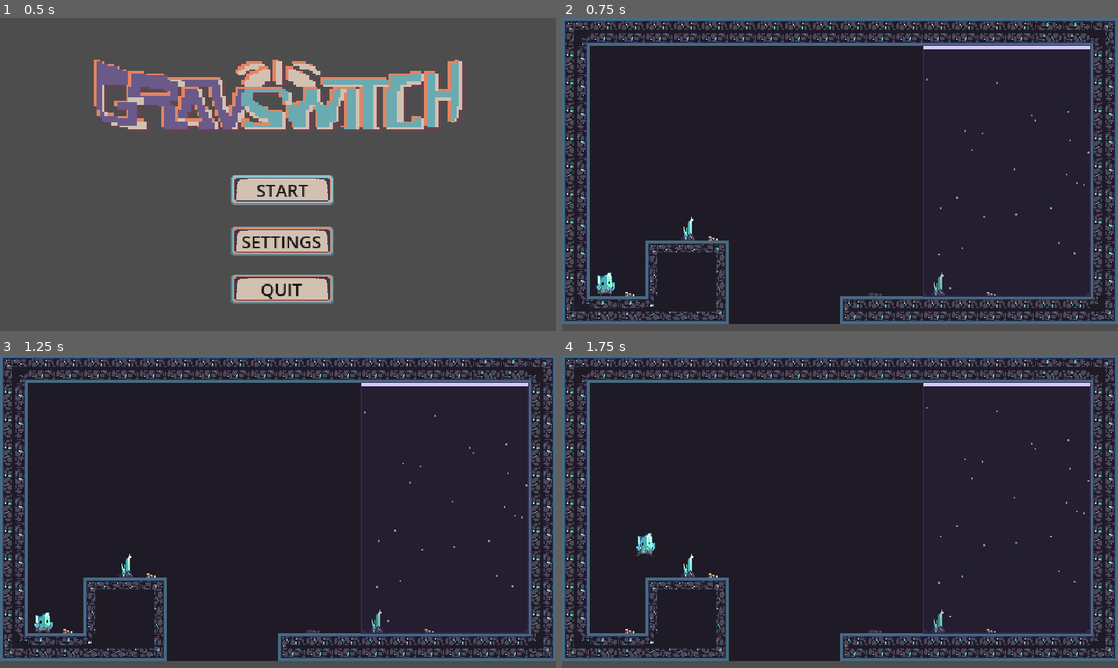
Above: before the commit, frames 1-4 (two rows, left to right).
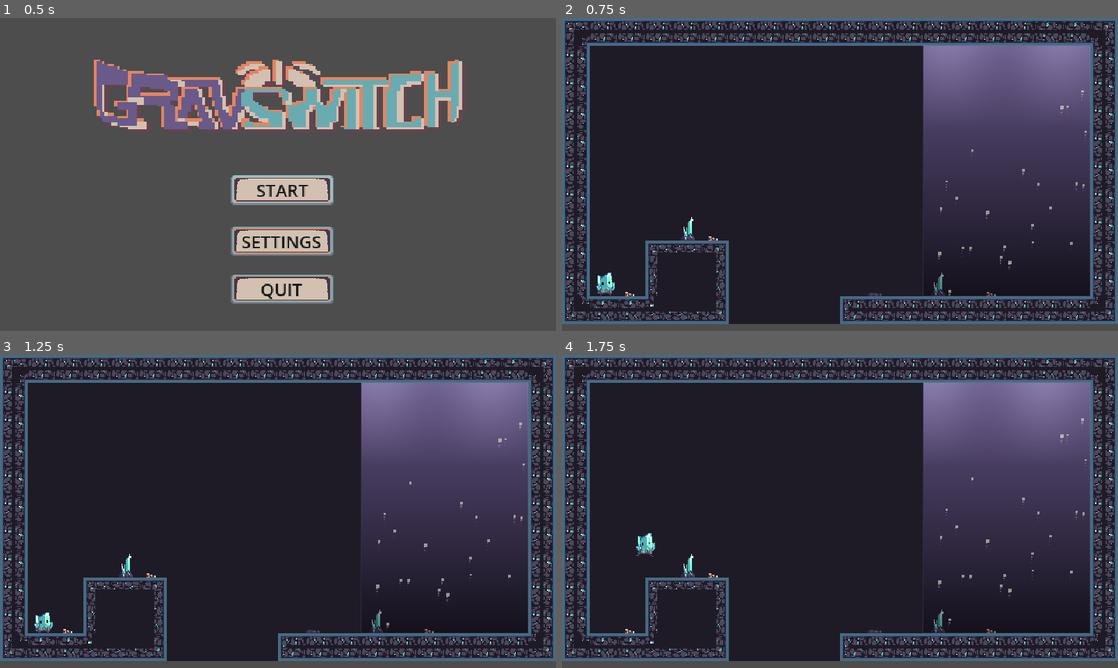
Above: after the commit, the same moments.

Repository: jmx2033/GRAVSWITCH
Game: Godot game, scene res://Scenes/mainmenu.tscn
The game is run twice, just before and just after one commit, with the same random seed, the same clock (stepped at 60 frames per second) and the same inputs.
Inputs:
- Up to frame 1 (0.5 s): no input
- Up to frame 2 (0.75 s): click "START" at 0.5 s
- Up to frame 3 (1.25 s): no input
- Up to frame 4 (1.75 s): hold D (move_right) from 1.28 s (still down); tap Space (jump) at 1.52 s

Frame 1 is identical in both runs. In frame 2, 14% of the frame differs, in the area x 64-96%, y 8-90%; in frame 3, 14%; in frame 4, 14%.

Commit message:
feat(gravity): 重力区加场体渐变与出口辉光，石粒随机 2~4px [P1-3]

Diff:
--- a/Scripts/level/gravity_zone.gd
+++ b/Scripts/level/gravity_zone.gd
@@ -2,42 +2,32 @@
 extends Area2D
 class_name GravityZone
 
-## 以下绝大部分代码用于渲染占位美术素材，与player.gd的交互在文件末尾。
+## 重力区：只管碰撞范围与玩家进出判定；画面交给 GravityZoneVisuals 子节点。
+## 渲染数值与画法都在 Scripts/level/gravity_zone_visuals.gd，
+## 各项参数为什么这么定见 docs/13_重力区视觉实现参考.md。
 
 ## 只处理这个组里的物体，避免和场景里其他物体误触发。
 const PLAYER_GROUP := "player"
 ## direction 枚举对应的方向向量，顺序必须和 @export_enum 一致。
 const DIRS := [Vector2.UP, Vector2.RIGHT, Vector2.DOWN, Vector2.LEFT]
+## 视觉层脚本（用 preload 而非 class_name，避免跨文件解析顺序问题）。
+const VISUALS_SCRIPT := preload("res://Scripts/level/gravity_zone_visuals.gd")
 
-## 磁场场体的主色（紫色）。
-const FIELD_COLOR := Color("#33284D")
-## 场体填充透明度；边框和四角标记保持不透明。
-const FIELD_ALPHA := 0.26
-## 四角标记的边长，单位像素。
-const CORNER_SIZE := 4.0
-## 漂移石粒的颜色。
-const STONE_COLOR := Color("#fff2e0")
-## 石粒透明度。
-const STONE_ALPHA := 0.55
-## 石粒的边长，单位像素。
-const STONE_SIZE := 2.0
 ## 石粒沿重力方向的漂移速度，单位像素/秒。
 const STONE_SPEED := 10.0
-## 每格生成几颗石粒（按格数算总数）。
+## 每格生成几颗石粒、单个区上限。
 const STONES_PER_TILE := 3
-## 单个区最多生成几颗石粒，避免大区卡顿。
 const MAX_STONES := 24
-## 重力指向那一侧的边界高亮色。
-const EDGE_HIGHLIGHT_COLOR := Color("D9C7FF")
-## 重力侧高亮边的厚度，单位像素。
-const EDGE_HIGHLIGHT_WIDTH := 4.0
+## 石粒边长范围（像素）；上限 4px，更大在 640×360 下像马赛克而非尘埃。
+const STONE_SIZE_MIN := 2.0
+const STONE_SIZE_MAX := 4.0
 
 ## 重力拉力方向：0 上、1 右、2 下、3 左。
 @export_enum("重力向上", "重力向右", "重力向下", "重力向左") var direction: int = 0:
 	set(value):
 		direction = clampi(value, 0, DIRS.size() - 1)
 		if Engine.is_editor_hint():
-			queue_redraw()
+			_sync_visuals()
 ## 区域尺寸（格）；节点原点是左上角，向右下扩展。
 @export var size_in_tiles: Vector2i = Vector2i(6, 8):
 	set(value):
@@ -47,16 +37,20 @@
 
 ## 区域的像素尺寸，由 size_in_tiles × Config.TILE_SIZE 算出。
 var _zone_size: Vector2 = Vector2.ZERO
-## 每颗石粒的局部坐标，_process() 每帧更新。
-var _stones: Array[Vector2] = []
+## 每颗石粒：{pos: Vector2, size: float}；_process() 每帧推进位置。
+var _stones: Array[Dictionary] = []
+## 动画累计时间，交给视觉层驱动辉光呼吸/游走。
+var _time: float = 0.0
 
 ## 碰撞形状节点；_rebuild() 会按区域尺寸重新生成形状。
 @onready var _collision_shape: CollisionShape2D = $CollisionShape2D
+## 视觉层节点，由 _ready 创建（不放进场景文件，避免两个脚本互相引用）。
+var _visuals: Node2D = null
 
 
-## 初始化：重建碰撞盒和石粒，并监听玩家进出。
-## @tool 下（编辑器里）只负责画出区域，不连信号、不生成石粒。
+## 初始化：建视觉层、重建碰撞盒，并监听玩家进出。
 func _ready() -> void:
+	_setup_visuals()
 	_rebuild()
 	if Engine.is_editor_hint():
 		return
@@ -64,11 +58,29 @@
 	body_exited.connect(_on_body_exited)
 
 
-## 按 size_in_tiles 算出像素尺寸，重新生成居中的碰撞矩形并重置石粒。
-##
-## @tool 下 setter 可能在 @onready 之前就触发，此时 _collision_shape 还是 null，
-## 直接赋值会报 "Invalid assignment ... on a base object of type 'Nil'"。
-## 所以这里自己取一次节点，取不到就跳过改碰撞（_ready 里会再补一次）。
+## 创建视觉层子节点并同步一次数据。
+func _setup_visuals() -> void:
+	if is_instance_valid(_visuals):
+		return
+	_visuals = get_node_or_null("Visuals")
+	if _visuals == null:
+		_visuals = VISUALS_SCRIPT.new()
+		_visuals.name = "Visuals"
+		add_child(_visuals)
+	_sync_visuals()
+
+
+## 把尺寸、方向、编辑器状态与石粒数据灌给视觉层。
+func _sync_visuals() -> void:
+	if _visuals == null:
+		return
+	_visuals.set_zone(_zone_size, _pull(), Engine.is_editor_hint())
+	_visuals.set_stones(_stones)
+
+
+## 按 size_in_tiles 算像素尺寸，重建居中碰撞矩形并重置石粒。
+## @tool 下 setter 可能早于 @onready 触发，此时 _collision_shape 为 null，
+## 所以自己取一次节点，取不到就跳过（_ready 会再补一次）。
 func _rebuild() -> void:
 	var tiles := Vector2i(maxi(size_in_tiles.x, 1), maxi(size_in_tiles.y, 1))
 	_zone_size = Vector2(tiles.x * Config.TILE_SIZE, tiles.y * Config.TILE_SIZE)
@@ -82,34 +94,46 @@
 		shape_node.shape = shape
 		shape_node.position = _zone_size * 0.5
 
-	# 编辑器里不撒石粒（每次重绘都重新随机会闪），只画区域轮廓。
+	# 编辑器里不撒石粒（每次重绘重新随机会闪）。
 	if not Engine.is_editor_hint():
 		_spawn_stones(tiles)
-	queue_redraw()
+	_sync_visuals()
 
 
-## 在场内随机撒石粒；数量随面积增长，但不超过 MAX_STONES。
+## 在场内随机撒石粒；数量随面积增长，不超过 MAX_STONES。
 func _spawn_stones(tiles: Vector2i) -> void:
 	_stones.clear()
-
 	var count := mini(tiles.x * tiles.y * STONES_PER_TILE, MAX_STONES)
-	var limit := _zone_size - Vector2(STONE_SIZE, STONE_SIZE)
 	for _i in count:
-		_stones.append(Vector2(randf_range(0.0, limit.x), randf_range(0.0, limit.y)))
+		var size := randf_range(STONE_SIZE_MIN, STONE_SIZE_MAX)
+		_stones.append({
+			"pos": Vector2(
+				randf_range(0.0, maxf(_zone_size.x - size, 0.0)),
+				randf_range(0.0, maxf(_zone_size.y - size, 0.0))
+			),
+			"size": size,
+		})
 
 
-## 每帧让石粒沿重力方向漂移，越界后从另一侧绕回。
-## 编辑器里不动（石粒是运行时表现），但要响应属性改动重画。
+## 每帧推进石粒位置与动画时钟，再让视觉层重绘。编辑器里不动。
 func _process(delta: float) -> void:
 	if Engine.is_editor_hint():
 		return
-	if _stones.is_empty():
-		return
+	_time += delta
+	_update_stones(delta)
+	if _visuals != null:
+		_visuals.advance_time(delta)
 
+
+## 石粒沿重力方向漂移，越界后从另一侧绕回。
+func _update_stones(delta: float) -> void:
 	var pull := _pull()
-	var limit := _zone_size - Vector2(STONE_SIZE, STONE_SIZE)
 	for i in _stones.size():
-		var p := _stones[i] + pull * STONE_SPEED * delta
+		var stone := _stones[i]
+		var size: float = stone["size"]
+		var limit := _zone_size - Vector2(size, size)
+		var p: Vector2 = stone["pos"] + pull * STONE_SPEED * delta
+		# 按这颗石粒自己的尺寸算边界，大小不一也不会露出半颗。
 		if p.x < 0.0:
 			p.x = limit.x
 		elif p.x > limit.x:
@@ -118,91 +142,17 @@
 			p.y = limit.y
 		elif p.y > limit.y:
 			p.y = 0.0
-		_stones[i] = p
-	queue_redraw()
-
-
-## 画整个重力区：半透明场体、边框、四角标记、重力侧高亮边和石粒。
-func _draw() -> void:
-	if _zone_size == Vector2.ZERO:
-		return
-
-	var field := FIELD_COLOR
-	field.a = FIELD_ALPHA
-	draw_rect(Rect2(Vector2.ZERO, _zone_size), field)
-
-	# 编辑器里边框画粗一点、再加个方向箭头，方便摆位时一眼认出这块是什么。
-	if Engine.is_editor_hint():
-		draw_rect(Rect2(Vector2.ZERO, _zone_size), EDGE_HIGHLIGHT_COLOR, false, 2.0)
-		_draw_corners()
-		_draw_pull_edge()
-		_draw_editor_arrow()
-		return
-
-	draw_rect(Rect2(Vector2.ZERO, _zone_size), FIELD_COLOR, false, 2.0)
-	_draw_corners()
-	_draw_pull_edge()
-	_draw_stones()
-
-
-## 编辑器专用：在场中央画一个方向箭头，标明这个区会把重力推向哪。
-func _draw_editor_arrow() -> void:
-	var c := _zone_size * 0.5
-	var pull := _pull()
-	# 箭头主体：从中心反向延伸到尖端
-	var tail := c - pull * 20.0
-	var head := c + pull * 20.0
-	draw_line(tail, head, EDGE_HIGHLIGHT_COLOR, 3.0)
-	# 箭头两翼
-	var perp := pull.rotated(PI * 0.5)
-	draw_line(head, head - pull * 10.0 + perp * 8.0, EDGE_HIGHLIGHT_COLOR, 3.0)
-	draw_line(head, head - pull * 10.0 - perp * 8.0, EDGE_HIGHLIGHT_COLOR, 3.0)
-
-
-## 在场体四个角各画一个 4×4 实心方块，强调区域边界。
-func _draw_corners() -> void:
-	var corner := Vector2(CORNER_SIZE, CORNER_SIZE)
-	draw_rect(Rect2(Vector2.ZERO, corner), FIELD_COLOR)
-	draw_rect(Rect2(Vector2(_zone_size.x - CORNER_SIZE, 0.0), corner), FIELD_COLOR)
-	draw_rect(Rect2(Vector2(0.0, _zone_size.y - CORNER_SIZE), corner), FIELD_COLOR)
-	draw_rect(Rect2(_zone_size - corner, corner), FIELD_COLOR)
-
-
-## 画出所有石粒（STONE_SIZE × STONE_SIZE 像素）。
-func _draw_stones() -> void:
-	var stone_color := STONE_COLOR
-	stone_color.a = STONE_ALPHA
-	for stone in _stones:
-		draw_rect(Rect2(stone.round(), Vector2(STONE_SIZE, STONE_SIZE)), stone_color)
-
-
-## 在重力指向的一侧画一条更亮更粗的边界，代替箭头。
-func _draw_pull_edge() -> void:
-	var edge := Rect2(Vector2.ZERO, _zone_size)
-	match clampi(direction, 0, DIRS.size() - 1):
-		0:
-			edge.size = Vector2(_zone_size.x, EDGE_HIGHLIGHT_WIDTH)
-		1:
-			edge.position = Vector2(_zone_size.x - EDGE_HIGHLIGHT_WIDTH, 0.0)
-			edge.size = Vector2(EDGE_HIGHLIGHT_WIDTH, _zone_size.y)
-		2:
-			edge.position = Vector2(0.0, _zone_size.y - EDGE_HIGHLIGHT_WIDTH)
-			edge.size = Vector2(_zone_size.x, EDGE_HIGHLIGHT_WIDTH)
-		3:
-			edge.size = Vector2(EDGE_HIGHLIGHT_WIDTH, _zone_size.y)
-	draw_rect(edge, EDGE_HIGHLIGHT_COLOR)
+		stone["pos"] = p
 
 
 ## 把 direction 枚举换成对应的单位向量（重力拉力方向）。
 func _pull() -> Vector2:
-	var pull: Vector2 = DIRS[clampi(direction, 0, DIRS.size() - 1)]
-	return pull
+	return DIRS[clampi(direction, 0, DIRS.size() - 1)]
 
 
 ## 玩家进入时通知玩家，并带上本区的重力拉力方向。
 func _on_body_entered(body: Node2D) -> void:
 	if body.is_in_group(PLAYER_GROUP):
-		# 用 call，保持重力区不依赖玩家族的具体脚本类型
 		body.call("enter_gravity_zone", self, _pull())
 
 
--- /dev/null
+++ b/Scripts/level/gravity_zone_visuals.gd
@@ -0,0 +1,279 @@
+extends Node2D
+
+## 重力区视觉层：只负责把 gravity_zone.gd 给的数据画出来（纯 _draw()，无 shader/粒子）。
+## 不参与碰撞与重力逻辑；也不写 class_name，避免与 gravity_zone.gd 的解析顺序冲突。
+## 各项数值为什么这么定，见 docs/13_重力区视觉实现参考.md。
+
+## 场体填充透明度。
+const FIELD_ALPHA := 0.45
+## 远端（重力反侧）与力源端（重力指向侧）颜色。
+## 远端要足够暗：辉光铺满半个场会把远端抬亮，远端颜色再暗一档才拉得开方向差。
+const FIELD_FAR_COLOR := Color("#080510")
+const FIELD_NEAR_COLOR := Color("#B295F0")
+## 渐变曲线：必须是 1.0（线性），非线性会在暗端出折线台阶。
+const GRADIENT_CURVE := 1.0
+## 渐变分段目标像素与段数上限。
+const GRADIENT_SEG_TARGET_PX := 2.0
+const GRADIENT_SEG_MAX := 200
+
+## 出口辉光：颜色、透明度、厚度比例（占场短边）、呼吸与游走速度/强度、切段长度。
+## 厚度取半个场（负责人要求"范围大一点，大概半个重力场就行"）。
+const GLOW_COLOR := Color("D9CBFF")
+const GLOW_ALPHA := 0.30
+const GLOW_WIDTH_RATIO := 0.5
+const GLOW_PULSE_SPEED := 0.7
+const GLOW_PULSE_AMOUNT := 0.35
+const GLOW_FLOW_SPEED := 0.9
+const GLOW_FLOW_WAVES := 1.5
+const GLOW_FLOW_DEPTH := 0.55
+const GLOW_SEG_PX := 4.0
+
+## 石粒拖尾：段数、总长（像素）、首段透明度、拖尾与石粒粗细之比。
+const TRAIL_SEGMENTS := 4
+const TRAIL_LENGTH := 14.0
+const TRAIL_ALPHA := 0.42
+const TRAIL_THICK_RATIO := 0.62
+## 石粒颜色与透明度。
+const STONE_COLOR := Color("#fff2e0")
+const STONE_ALPHA := 0.55
+
+## 重力指向侧高亮边：颜色与厚度（像素）。等于 0 表示不画这条加粗边。
+const EDGE_HIGHLIGHT_COLOR := Color("D9C7FF")
+const EDGE_HIGHLIGHT_WIDTH := 0.0
+## 四周边框透明度、四角方块边长与透明度。
+const FRAME_ALPHA := 0.10
+const CORNER_SIZE := 4.0
+const CORNER_ALPHA := 0.0
+
+## 以下四项由 gravity_zone.gd 灌入/推进。
+var _zone_size: Vector2 = Vector2.ZERO
+var _pull_dir: Vector2 = Vector2.UP
+var _editor_hint: bool = false
+## 石粒：{pos: Vector2, size: float}。
+var _stones: Array[Dictionary] = []
+## 动画时钟，驱动辉光呼吸与游走。
+var _time: float = 0.0
+
+
+## 设置区域尺寸、重力方向与编辑器状态。
+func set_zone(zone_size: Vector2, pull_dir: Vector2, editor_hint: bool) -> void:
+	_zone_size = zone_size
+	_pull_dir = pull_dir
+	_editor_hint = editor_hint
+	queue_redraw()
+
+
+## 灌入石粒数据（与 gravity_zone.gd 共用同一批字典，位置由它推进）。
+func set_stones(stones: Array[Dictionary]) -> void:
+	_stones = stones
+	queue_redraw()
+
+
+## 推进动画时钟并重绘。
+func advance_time(delta: float) -> void:
+	_time += delta
+	queue_redraw()
+
+
+## 画整个重力区。
+func _draw() -> void:
+	if _zone_size == Vector2.ZERO:
+		return
+
+	_draw_field_gradient()
+	_draw_exit_glow()
+
+	if _editor_hint:
+		draw_rect(Rect2(Vector2.ZERO, _zone_size), EDGE_HIGHLIGHT_COLOR, false, 2.0)
+		_draw_corners()
+		_draw_pull_edge()
+		_draw_editor_arrow()
+		return
+
+	# 运行时只留一圈极淡的描边，四角与力源端加粗边都不画了：
+	# 方向感由场体渐变 + 出口辉光承担，再加粗边会显得突乧（负责人反馈）。
+	var frame_color := EDGE_HIGHLIGHT_COLOR
+	frame_color.a = FRAME_ALPHA
+	draw_rect(Rect2(Vector2.ZERO, _zone_size), frame_color, false, 1.0)
+	_draw_stones()
+
+
+## 场体沿重力方向的明度渐变：力源端亮、远端暗。
+## 用顶点色让 GPU 插值（逐像素 draw_rect 会看出条带）。
+func _draw_field_gradient() -> void:
+	var horizontal := _pull_dir.x != 0.0
+	var span := _zone_size.x if horizontal else _zone_size.y
+	var segs := clampi(int(span / GRADIENT_SEG_TARGET_PX), 8, GRADIENT_SEG_MAX)
+	var pull_toward_low := _pull_dir.x < 0.0 or _pull_dir.y < 0.0
+	var far := FIELD_FAR_COLOR
+	far.a = FIELD_ALPHA
+	var near := FIELD_NEAR_COLOR
+	near.a = FIELD_ALPHA
+
+	for i in segs:
+		var t0 := float(i) / float(segs)
+		var t1 := float(i + 1) / float(segs)
+		var c0 := far.lerp(near, pow(t0, GRADIENT_CURVE))
+		var c1 := far.lerp(near, pow(t1, GRADIENT_CURVE))
+
+		var a := span * t0
+		var b := span * t1
+		var lo := (span - b) if pull_toward_low else a
+		var hi := (span - a) if pull_toward_low else b
+		var dark := c0 if pull_toward_low else c1
+		var bright := c1 if pull_toward_low else c0
+
+		if horizontal:
+			draw_polygon(
+				PackedVector2Array([
+					Vector2(lo, 0.0), Vector2(hi, 0.0),
+					Vector2(hi, _zone_size.y), Vector2(lo, _zone_size.y),
+				]),
+				PackedColorArray([bright, bright, dark, dark])
+			)
+		else:
+			draw_polygon(
+				PackedVector2Array([
+					Vector2(0.0, lo), Vector2(_zone_size.x, lo),
+					Vector2(_zone_size.x, hi), Vector2(0.0, hi),
+				]),
+				PackedColorArray([bright, bright, dark, dark])
+			)
+
+
+## 重力指向侧的出口辉光：贴边亮、往场内渐隐，带呼吸与游走。
+## 厚度取场短边的一半，铺满整个区的纵深，边界因此是柔和过渡而不是硬线。
+func _draw_exit_glow() -> void:
+	var short_side := minf(_zone_size.x, _zone_size.y)
+	var thickness := short_side * GLOW_WIDTH_RATIO
+	if thickness <= 0.0:
+		return
+
+	var breath := sin(_time * GLOW_PULSE_SPEED) * 0.5 + 0.5
+	var alpha_scale := 1.0 - GLOW_PULSE_AMOUNT * 0.5 + GLOW_PULSE_AMOUNT * breath
+
+	var along := _zone_size.x if _pull_dir.y != 0.0 else _zone_size.y
+	var seg_count := maxi(int(along / GLOW_SEG_PX), 4)
+	var seg_len := along / float(seg_count)
+	var phase := _time * GLOW_FLOW_SPEED
+
+	# 每段的两个端点各自算一次 alpha，相邻段共享端点值，色阶因此连续无台阶。
+	for seg in seg_count:
+		var s0 := float(seg) / float(seg_count)
+		var s1 := float(seg + 1) / float(seg_count)
+		# 光纹随相位平移，所以看着是"在流"而不是"在闪"。
+		var wave0 := sin(s0 * TAU * GLOW_FLOW_WAVES + phase) * 0.5 + 0.5
+		var wave1 := sin(s1 * TAU * GLOW_FLOW_WAVES + phase) * 0.5 + 0.5
+		var a0 := GLOW_ALPHA * alpha_scale * (1.0 - GLOW_FLOW_DEPTH + GLOW_FLOW_DEPTH * wave0)
+		var a1 := GLOW_ALPHA * alpha_scale * (1.0 - GLOW_FLOW_DEPTH + GLOW_FLOW_DEPTH * wave1)
+		if a0 <= 0.004 and a1 <= 0.004:
+			continue
+		var c0 := GLOW_COLOR
+		c0.a = maxf(a0, 0.0)
+		var c1 := GLOW_COLOR
+		c1.a = maxf(a1, 0.0)
+		draw_polygon(_glow_quad(thickness, seg_len * float(seg), seg_len), _glow_colors(c0, c1))
+
+
+## 辉光顶点色：沿边界方向用两头各自的 alpha（段内插值连续），
+## 贴边不透明、场内全透明。
+func _glow_colors(edge_start: Color, edge_end: Color) -> PackedColorArray:
+	var clear_start := edge_start
+	clear_start.a = 0.0
+	var clear_end := edge_end
+	clear_end.a = 0.0
+	return PackedColorArray([edge_start, edge_end, clear_end, clear_start])
+
+
+## 贴边到场内的一条辉光四边形。
+func _glow_quad(depth: float, along: float, along_len: float) -> PackedVector2Array:
+	var z := _zone_size
+	if _pull_dir.x > 0.0:
+		var x0 := z.x - depth
+		return PackedVector2Array([
+			Vector2(z.x, along), Vector2(z.x, along + along_len),
+			Vector2(x0, along + along_len), Vector2(x0, along),
+		])
+	if _pull_dir.x < 0.0:
+		return PackedVector2Array([
+			Vector2(0.0, along), Vector2(0.0, along + along_len),
+			Vector2(depth, along + along_len), Vector2(depth, along),
+		])
+	if _pull_dir.y > 0.0:
+		var y0 := z.y - depth
+		return PackedVector2Array([
+			Vector2(along, z.y), Vector2(along + along_len, z.y),
+			Vector2(along + along_len, y0), Vector2(along, y0),
+		])
+	return PackedVector2Array([
+		Vector2(along, 0.0), Vector2(along + along_len, 0.0),
+		Vector2(along + along_len, depth), Vector2(along, depth),
+	])
+
+
+## 石粒与拖尾（拖尾朝重力反方向、渐隐）。
+func _draw_stones() -> void:
+	var stone_color := STONE_COLOR
+	stone_color.a = STONE_ALPHA
+	var tail_dir := -_pull_dir
+	var seg_len := TRAIL_LENGTH / float(TRAIL_SEGMENTS)
+
+	for stone in _stones:
+		var pos: Vector2 = stone["pos"]
+		var size: float = stone["size"]
+		for seg in TRAIL_SEGMENTS:
+			var t := float(seg + 1) / float(TRAIL_SEGMENTS)
+			var seg_color := STONE_COLOR
+			seg_color.a = TRAIL_ALPHA * (1.0 - t)
+			if seg_color.a <= 0.01:
+				continue
+			var tail_pos := pos + tail_dir * (seg_len * float(seg + 1))
+			var thick := maxf(size * TRAIL_THICK_RATIO * (1.0 - t * 0.55), 1.0)
+			draw_rect(Rect2(tail_pos.round(), Vector2(thick, thick)), seg_color)
+
+		draw_rect(Rect2(pos.round(), Vector2(size, size)), stone_color)
+
+
+## 四角淡色方块，只作边界暗示。
+func _draw_corners() -> void:
+	var corner := Vector2(CORNER_SIZE, CORNER_SIZE)
+	var c := EDGE_HIGHLIGHT_COLOR
+	c.a = CORNER_ALPHA
+	draw_rect(Rect2(Vector2.ZERO, corner), c)
+	draw_rect(Rect2(Vector2(_zone_size.x - CORNER_SIZE, 0.0), corner), c)
+	draw_rect(Rect2(Vector2(0.0, _zone_size.y - CORNER_SIZE), corner), c)
+	draw_rect(Rect2(_zone_size - corner, corner), c)
+
+
+## 重力指向侧的高亮边；每层从不同 depth 起步，避免 alpha 叠成白条。
+func _draw_pull_edge() -> void:
+	var max_w := minf(EDGE_HIGHLIGHT_WIDTH, minf(_zone_size.x, _zone_size.y) * 0.5)
+	var layers := 3
+	for i in layers:
+		var t := float(i) / float(maxi(layers - 1, 1))
+		var width := maxf(max_w * (1.0 - t * 0.55), 1.0)
+		var c := EDGE_HIGHLIGHT_COLOR
+		c.a = lerpf(0.55, 0.16, t)
+		draw_rect(_edge_rect(width, float(i)), c)
+
+
+## 贴着重力指向侧、往场内缩进 depth、厚 width 的矩形。
+func _edge_rect(width: float, depth: float) -> Rect2:
+	if _pull_dir.x > 0.0:
+		return Rect2(Vector2(_zone_size.x - depth - width, 0.0), Vector2(width, _zone_size.y))
+	if _pull_dir.x < 0.0:
+		return Rect2(Vector2(depth, 0.0), Vector2(width, _zone_size.y))
+	if _pull_dir.y > 0.0:
+		return Rect2(Vector2(0.0, _zone_size.y - depth - width), Vector2(_zone_size.x, width))
+	return Rect2(Vector2(0.0, depth), Vector2(_zone_size.x, width))
+
+
+## 编辑器专用：场中央的方向箭头。
+func _draw_editor_arrow() -> void:
+	var c := _zone_size * 0.5
+	var tail := c - _pull_dir * 20.0
+	var head := c + _pull_dir * 20.0
+	draw_line(tail, head, EDGE_HIGHLIGHT_COLOR, 3.0)
+	var perp := _pull_dir.rotated(PI * 0.5)
+	draw_line(head, head - _pull_dir * 10.0 + perp * 8.0, EDGE_HIGHLIGHT_COLOR, 3.0)
+	draw_line(head, head - _pull_dir * 10.0 - perp * 8.0, EDGE_HIGHLIGHT_COLOR, 3.0)
Not shown, added: Scripts/level/gravity_zone_visuals.gd.uid
